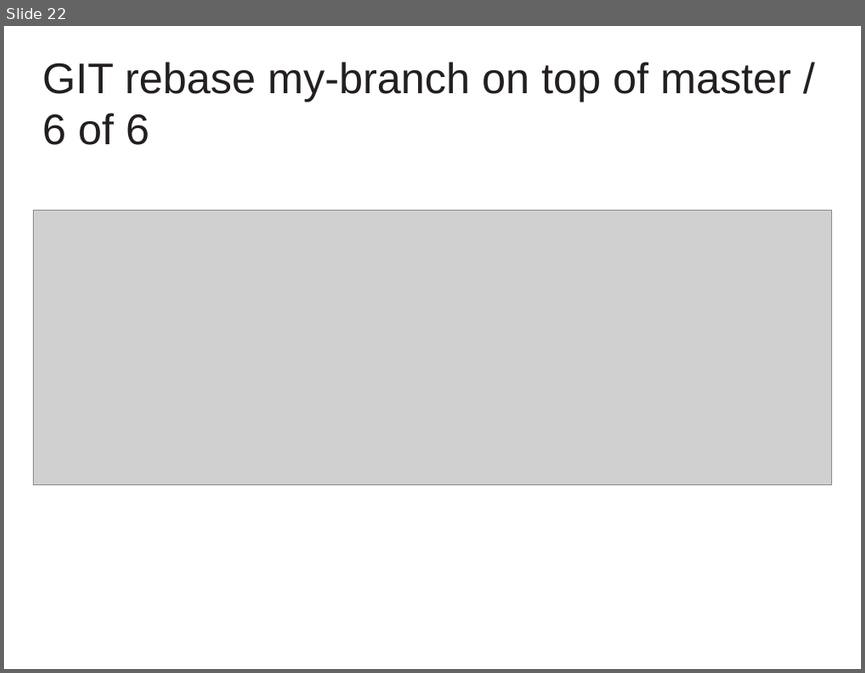
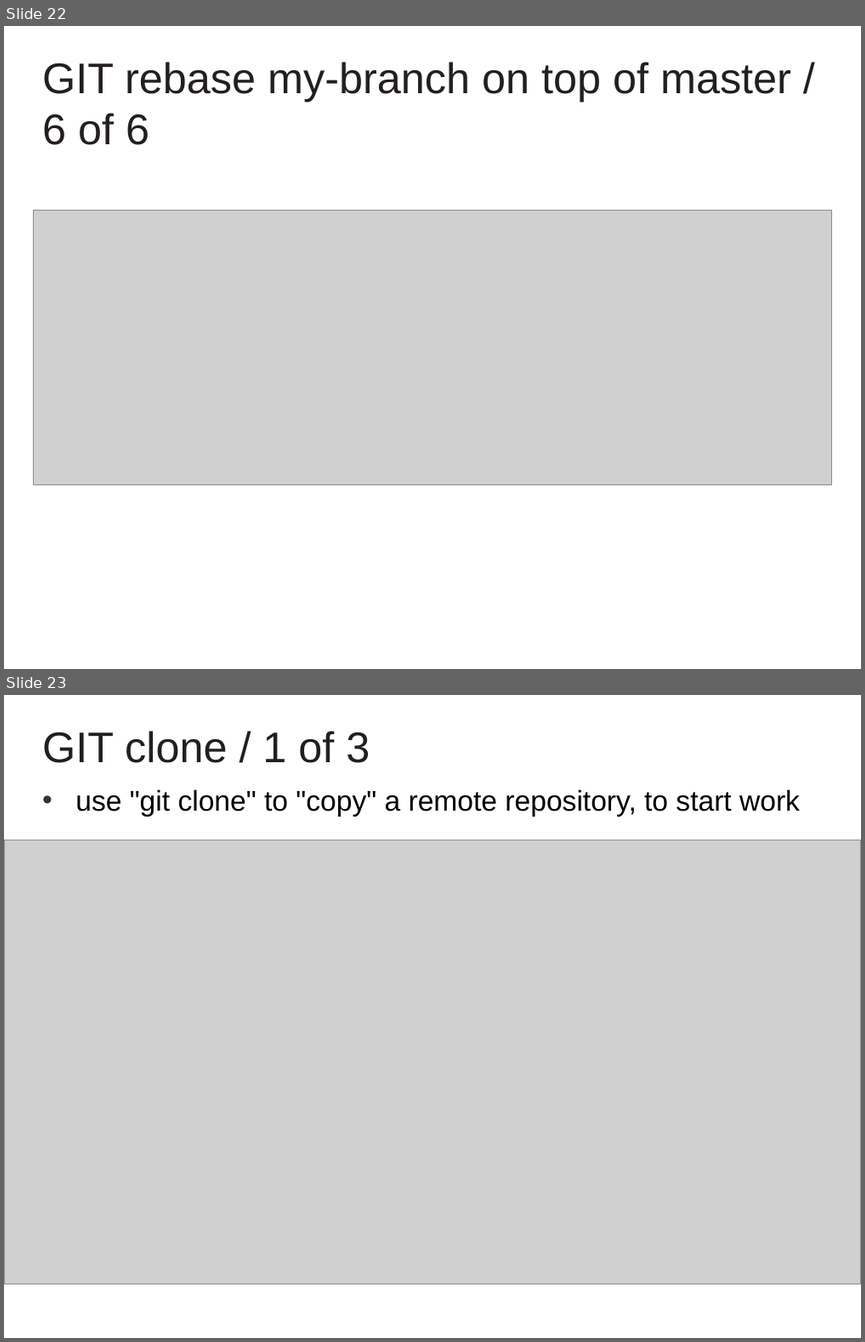
Before and after one commit to cvmocanu/git-presentation, a slide deck: GIT Presentation.pptx. Shown one above the other, each under a label of ours: slide 22 before the commit, slides 22 and 23 after it. The pictures are 865x673 and 865x1342 pixels, drawn with LibreOffice and Linux fonts; fonts in the diff are those of the drawing; grey boxes stand for pictures; background and template pictures are left out. Boxes give left, top, right and bottom in pixels: in the first picture for what was removed or moved away, otherwise in the second. Text is boxed around its words. In the diff, an @@ line names an element or a change of style, - is before the commit and + after.

Commit message:
add slides explaining clone and push with success

```diff
--- a/GIT Presentation.pptx
+++ b/GIT Presentation.pptx
@@ slide 23 added at bbox=[4, 695, 861, 1338], background #FFFFFF @@
@@ text added at bbox=[42, 731, 370, 763], 36 pt, text #231F20 @@
+GIT clone / 1 of 3
@@ text added at bbox=[75, 789, 800, 817], 24 pt, text #000000 @@
+• use "git clone" to "copy" a remote repository, to start work
@@ picture added at bbox=[5, 839, 861, 1283] @@
```
Also in this commit, not shown: 1 slide changed, 7 other slides added, 2 slides removed, 17 other files.
